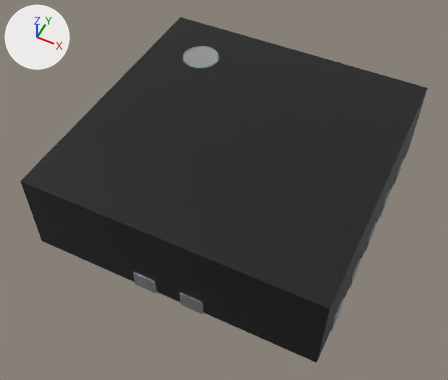
Renders of the Blender file blender-models/vson-10-1ep-3x3mm/VSON-10-1EP_3x3mm.blend from each side of a commit.
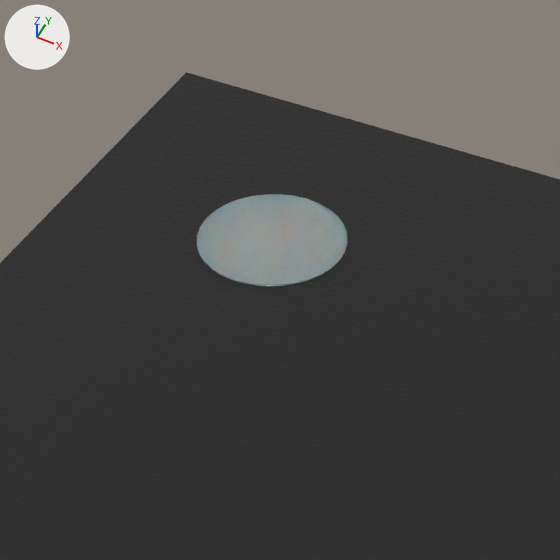
The first picture shows the older version from a 50 mm lens placed at (1.88, -4.09, 5.09), pointed at (-0.04, -0.25, 0.28). The close-ups show the older and then the newer version on the part from 30% to 60% of the width and 0% to 35% of the height of that picture. Only the edits that show in the close-ups are written down. Arrows for +X, +Y and +Z are at upper left; the lights stay in place.

Objects in the first close-up: 'SHAPE_9_IndexedFaceSet'.
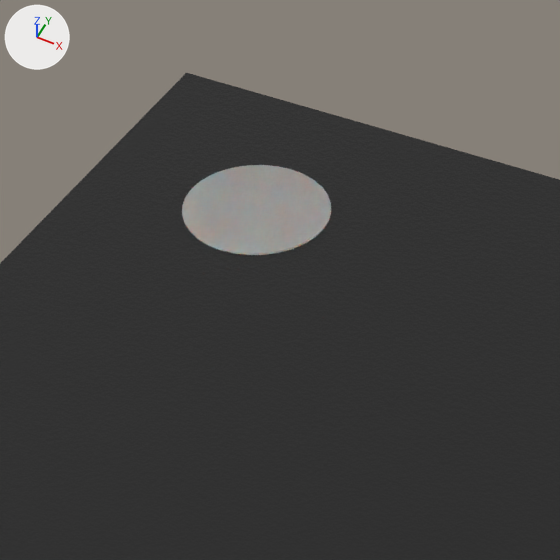
Diff of the bpy script that builds the scene:
```diff
--- a/blender-models/vson-10-1ep-3x3mm/VSON-10-1EP_3x3mm.blend.py
+++ b/blender-models/vson-10-1ep-3x3mm/VSON-10-1EP_3x3mm.blend.py
@@ me_shape_9_indexedfaceset @@
 # used by ob_shape_9_indexedfaceset; location = (0.0, 0.0, 0.0)
-me_shape_9_indexedfaceset.from_pydata(...)  # 470 vertices, 842 faces; spans x -1.5..1.5, y -1.5..1.5, z 0.0..0.92
+me_shape_9_indexedfaceset.from_pydata(...)  # 812 vertices, 474 faces; spans x -1.5..1.5, y -1.5..1.5, z 0.0..0.93
+# me_shape_9_indexedfaceset part 1: a new loose piece, a 32-sided cylinder along z spanning x -1.2..-0.8, y 0.8..1.2, z 0.52..0.93, in mat_white_markings
+# me_shape_9_indexedfaceset part 2: the loose piece of 64 vertices spanning x -1.1..-0.7, y 0.7..1.1, z 0.92 is deleted
+# me_shape_9_indexedfaceset part 3: the surface is now shaded flat
+# other edits to the shape of me_shape_9_indexedfaceset do not show in these pictures
 me_shape_9_indexedfaceset.materials.append(mat_metal_pins)
@@ ob_shape_9_indexedfaceset @@
 ob_shape_9_indexedfaceset.location = (0.0, 0.0, 0.0)
+_m = ob_shape_9_indexedfaceset.modifiers.new('Bevel', 'BEVEL')
+_m.width = 0.001
+_m.width_pct = 0.001
+_m.segments = 4
+_m.use_clamp_overlap = False
```

Pixel boxes (x1, y1, x2, y2) of what changed, in the close-ups (560 x 560 px):
'SHAPE_9_IndexedFaceSet', reshaped, modifiers changed
    before: (0, 72, 560, 560)
    after: (0, 73, 560, 560)
part 1 of me_shape_9_indexedfaceset, added
    after: (182, 165, 331, 255)
part 2 of me_shape_9_indexedfaceset, deleted
    before: (197, 194, 348, 286)
